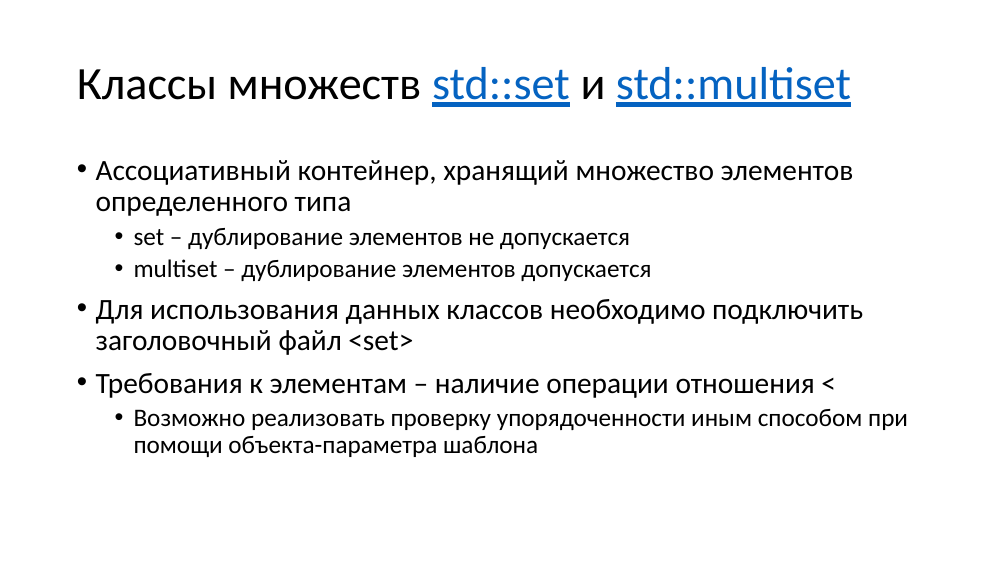
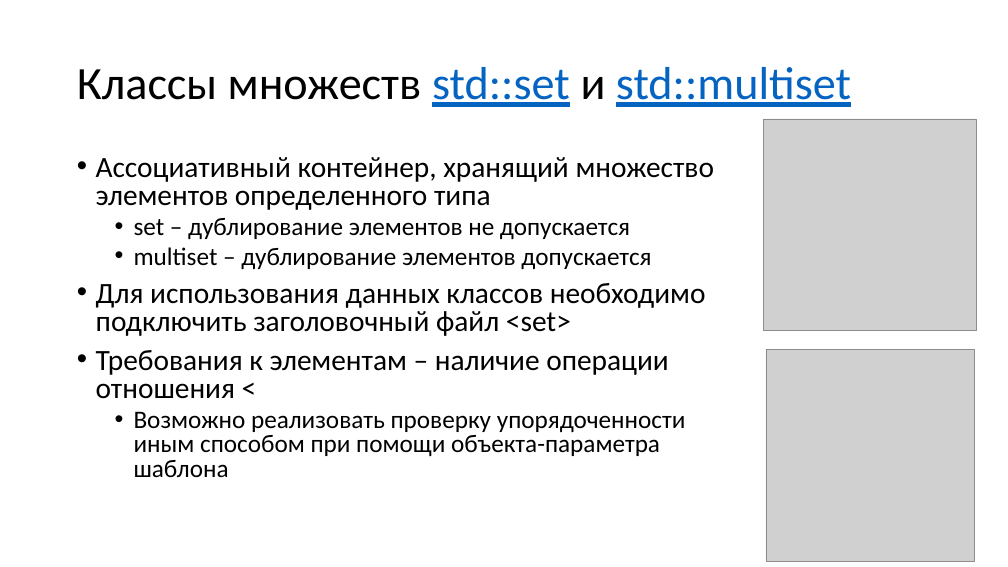
Before and after one commit to alexey-malov/oop, a slide deck: slide 54 of lectures/01/Стандартная библиотека.pptx (slide 47 before the commit). Drawn at 1008x567 pixels with LibreOffice and Linux fonts; fonts in the diff are those of the drawing; grey boxes stand for pictures. Boxes give left, top, right and bottom in pixels: in the first picture for what was removed or moved away, otherwise in the second. Text is boxed around its words. In the diff, an @@ line names an element or a change of style, - is before the commit and + after.

```diff
--- a/lectures/01/Стандартная библиотека.pptx
+++ b/lectures/01/Стандартная библиотека.pptx
@@ picture added at [764,119,976,330] @@
@@ text "Ассоциативный контейнер, хранящий множество элементов ..." at [96,157,715,477]: line spacing 0.9 to 0.8 @@
@@ picture added at [766,349,975,561] @@
```
Also in this commit, not shown: 8 other slides changed, 11 slides added, 2 slides removed.
